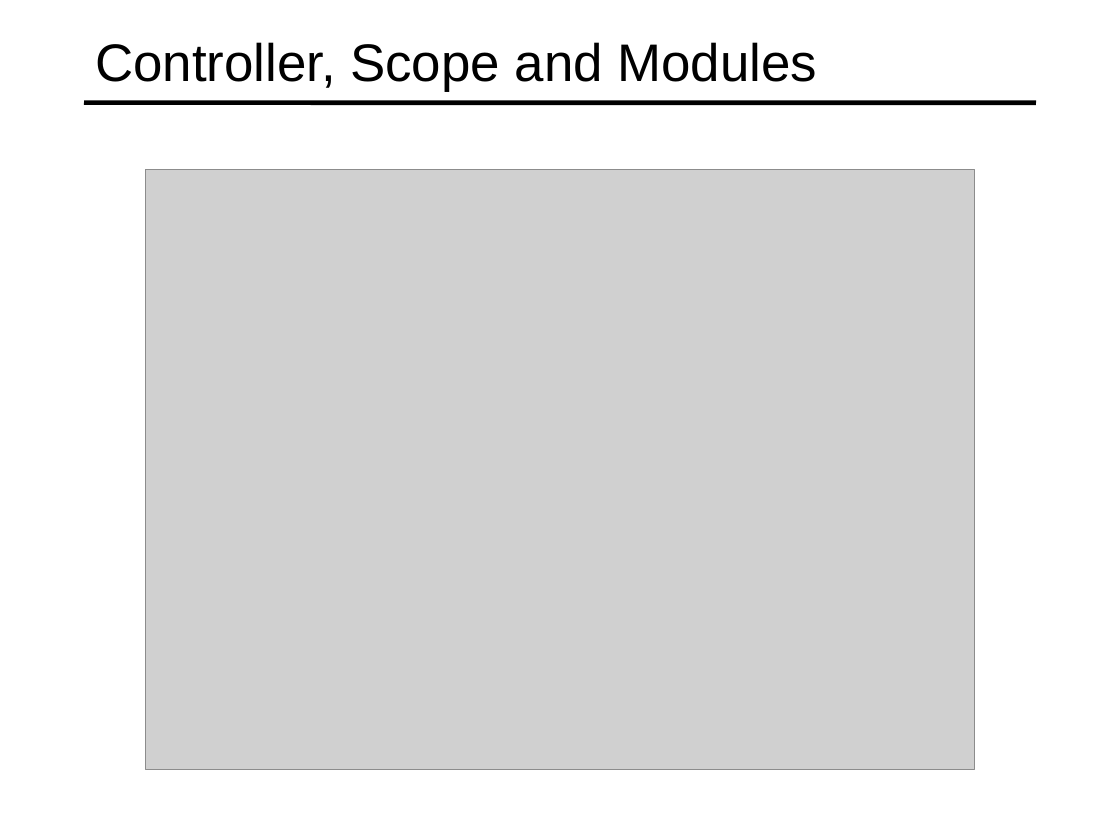
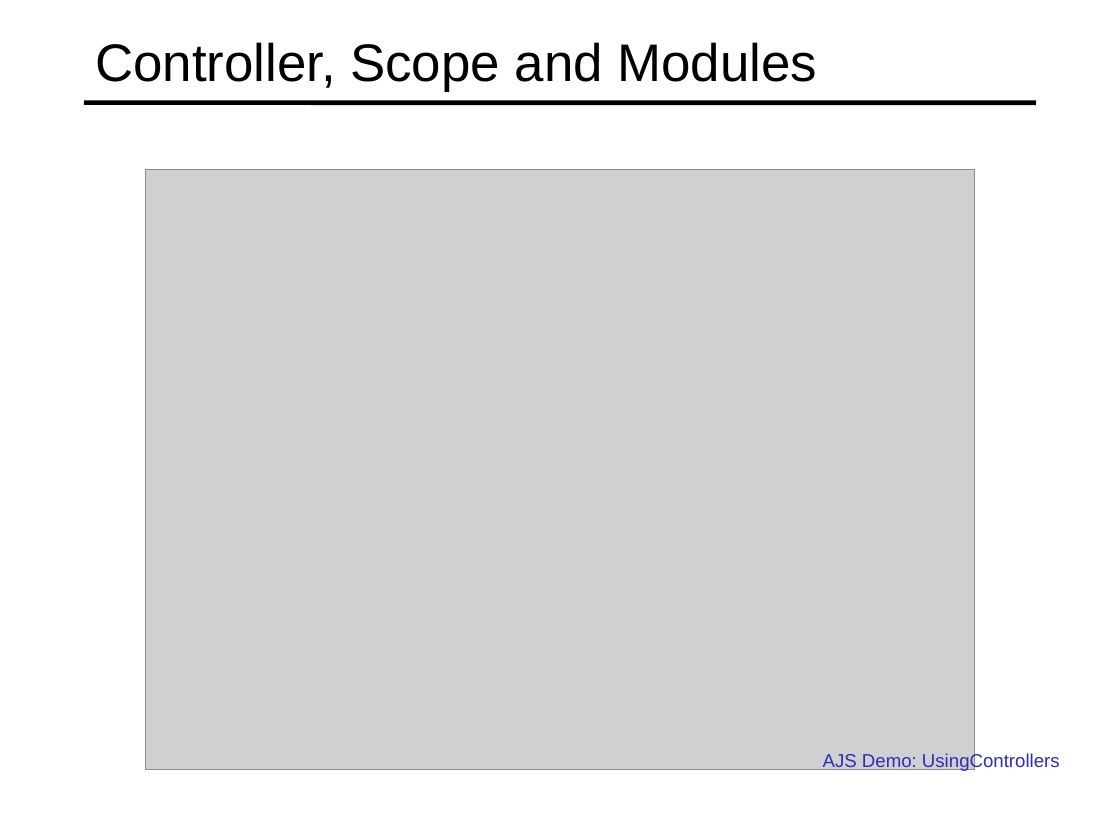
Before and after one commit to specter01wj/Jago_Link_Training, a slide deck: slide 15 of Angular/AngularJS/AngularJS JumpStart/3_Controllers, Scope and Modules/L3_Controllers, Scope and Modules.ppt. Drawn at 1120x840 pixels with LibreOffice and Linux fonts; fonts in the diff are those of the drawing; grey boxes stand for pictures. Boxes give left, top, right and bottom in pixels: in the first picture for what was removed or moved away, otherwise in the second. Text is boxed around its words. In the diff, an @@ line names an element or a change of style, - is before the commit and + after.

```diff
--- a/Angular/AngularJS/AngularJS JumpStart/3_Controllers, Scope and Modules/L3_Controllers, Scope and Modules.ppt
+++ b/Angular/AngularJS/AngularJS JumpStart/3_Controllers, Scope and Modules/L3_Controllers, Scope and Modules.ppt
@@ text added at box(823, 752, 1060, 771), 12 pt, text #2D2DB9 @@
+  AJS Demo: UsingControllers
```
Also in this commit, not shown: 3 other files.
